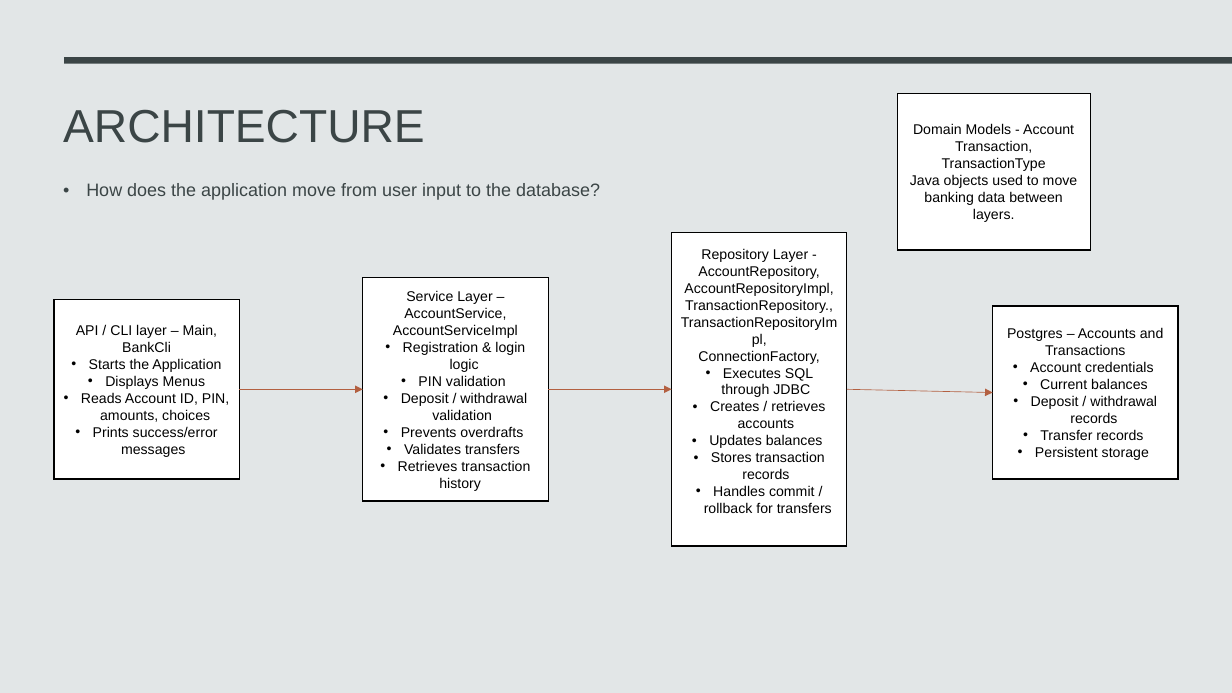
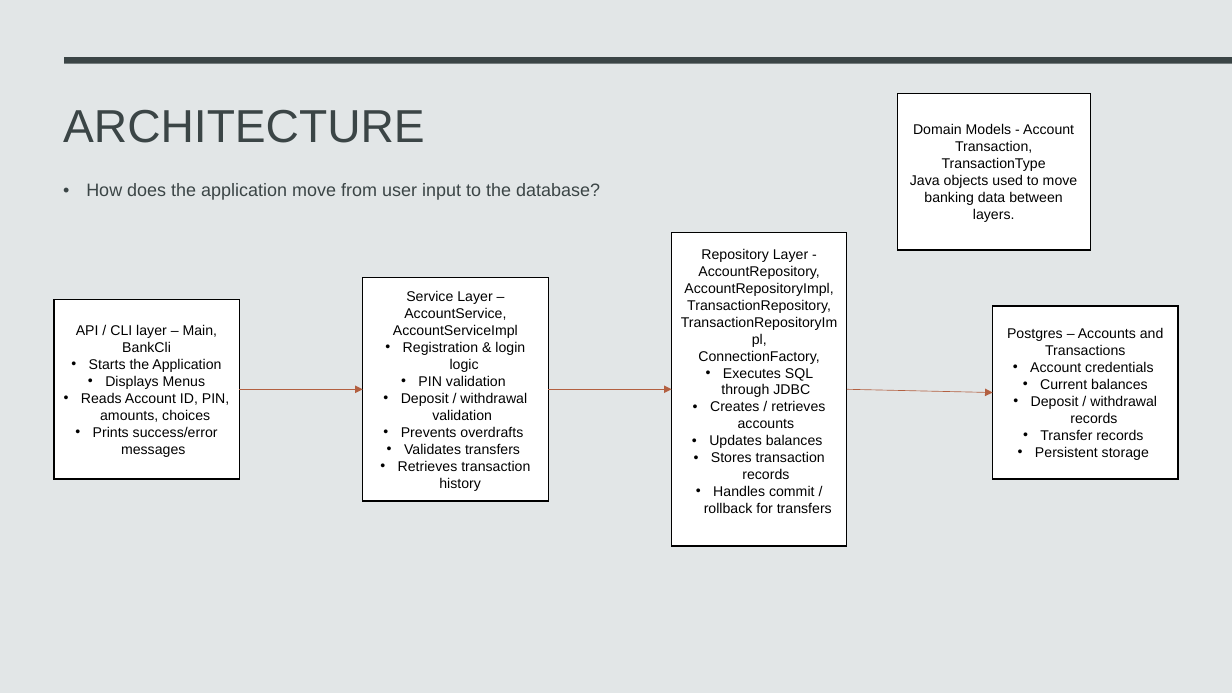
Before and after one commit to AryamanTomer/Project-1, a slide deck: slide 4 of Project1.pptx. Drawn at 1232x693 pixels with LibreOffice and Linux fonts; fonts in the diff are those of the drawing. Boxes give left, top, right and bottom in pixels: in the first picture for what was removed or moved away, otherwise in the second. Text is boxed around its words. In the diff, an @@ line names an element or a change of style, - is before the commit and + after.

```diff
--- a/Project1.pptx
+++ b/Project1.pptx
@@ text in rectangle at bbox=[687, 299, 831, 313]: text changed @@
-TransactionRepository.,
+TransactionRepository,
```
Also in this commit, not shown: 1 other slide changed.
